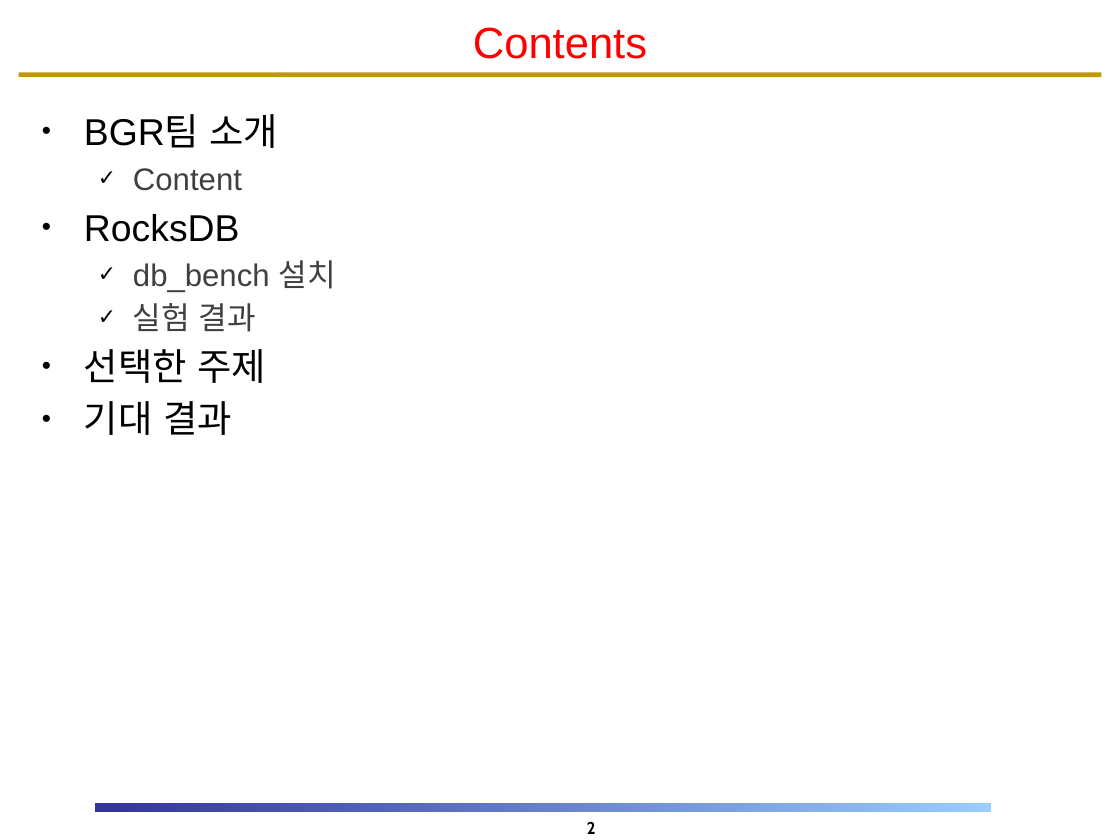
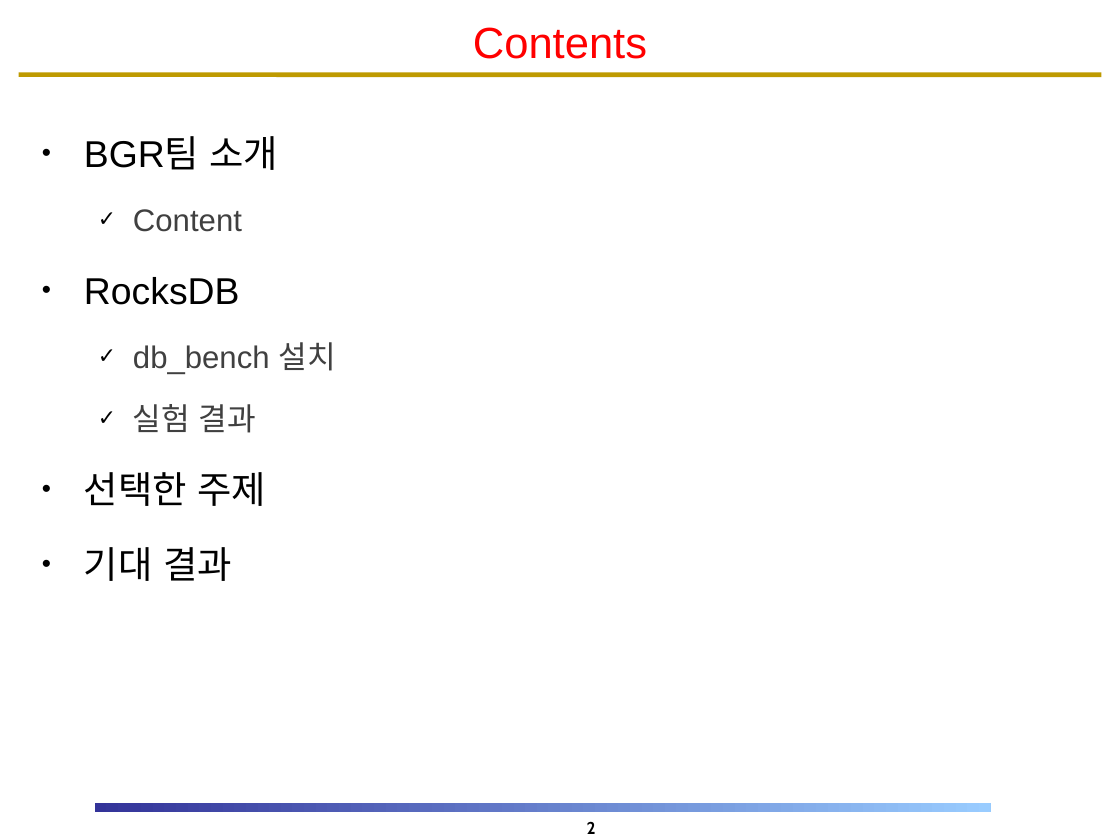
Before and after one commit to DKU-StarLab/RocksDB_Festival, a slide deck: slide 2 of RF7_Team_Interface/RocksDB_Festival_BGR.pptx. Drawn at 1120x840 pixels with LibreOffice and Linux fonts; fonts in the diff are those of the drawing; background and template pictures are left out. Boxes give left, top, right and bottom in pixels: in the first picture for what was removed or moved away, otherwise in the second. Text is boxed around its words. In the diff, an @@ line names an element or a change of style, - is before the commit and + after.

```diff
--- a/RF7_Team_Interface/RocksDB_Festival_BGR.pptx
+++ b/RF7_Team_Interface/RocksDB_Festival_BGR.pptx
@@ text "BGR팀 소개" at (84,136,336,581): line spacing 1 to 1.5 @@
```
Also in this commit, not shown: 6 other slides changed, 2 slides added, 1 slide removed, 1 other file.
